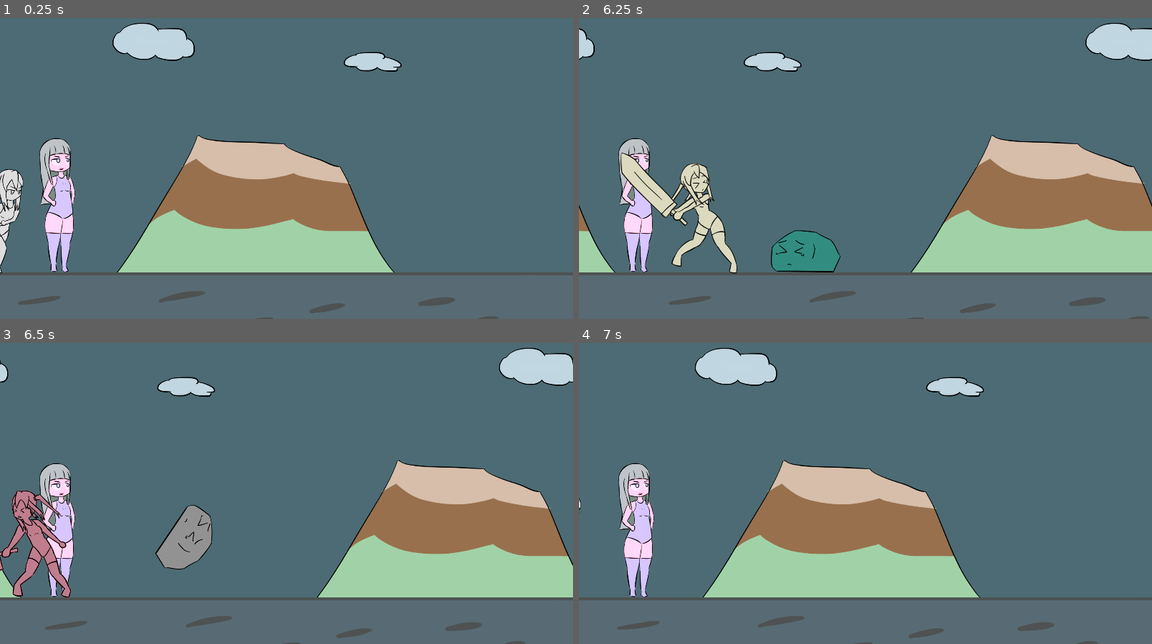
Above: before the commit, frames 1-4 (two rows, left to right).
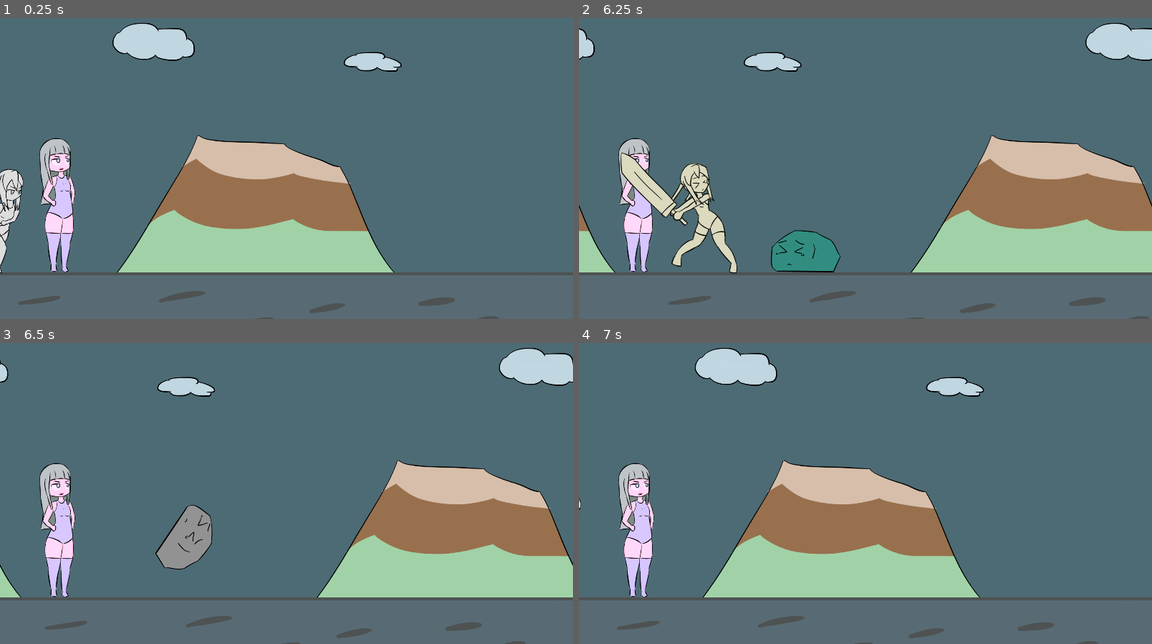
Above: after the commit, the same moments.

Repository: BeatMil/Animurun
Game: Godot game, scene res://Scenes/Forest.tscn
Same seed, same stepped clock (60 frames per second), same inputs: the game is played once before the commit and once after it.
Inputs:
- Up to frame 1 (0.25 s): no input
- Up to frame 2 (6.25 s): tap Enter (ui_accept) at 0.5, 0.77, 1.52, 3.02, 3.77, 4.52, 6.02 s; hold U (block) 0.53-1.28 s; tap U (block) every 1.5 s from 1.35 to 5.85 s; hold U (block) 2.03-2.78 s; hold U (block) 3.53-4.28 s; hold U (block) 5.03-5.78 s
- Up to frame 3 (6.5 s): no input
- Up to frame 4 (7 s): hold U (block) from 6.53 s (still down); tap Enter (ui_accept) at 6.77 s

Frames 1-2 are identical in both runs. In frame 3, 1.8% of the frame differs, in the area x 0-13%, y 48-85%; in frame 4, nothing differs.

Commit message:
Rebalance rocky and block push_back

Diff:
--- a/Scenes/Forest.tscn
+++ b/Scenes/Forest.tscn
@@ -415,10 +415,10 @@
 tracks/6/interp = 1
 tracks/6/loop_wrap = true
 tracks/6/keys = {
-"times": PackedFloat32Array(0, 0.75),
-"transitions": PackedFloat32Array(0, 1),
-"update": 0,
-"values": [2.0, 1.0]
+"times": PackedFloat32Array(0, 0.166667, 0.75),
+"transitions": PackedFloat32Array(0, 0, 1),
+"update": 0,
+"values": [4.0, 2.0, 1.0]
 }
 
 [sub_resource type="Animation" id="Animation_gbugi"]
--- a/scripts/Rocky.gd
+++ b/scripts/Rocky.gd
@@ -2,6 +2,7 @@
 
 
 var speed: Vector2 = Vector2(-1000, 0)
+var push_back: Vector2 = Vector2(-4000, -100)
 
 
 # Config
@@ -32,7 +33,7 @@
 		$"AnimationPlayer".play("hurt")
 
 		# chiichan got pushed away
-		body.push(Vector2(-2000, -100))
+		body.push(push_back)
 
 
 func hurt(): # rocky got him by greatsword
